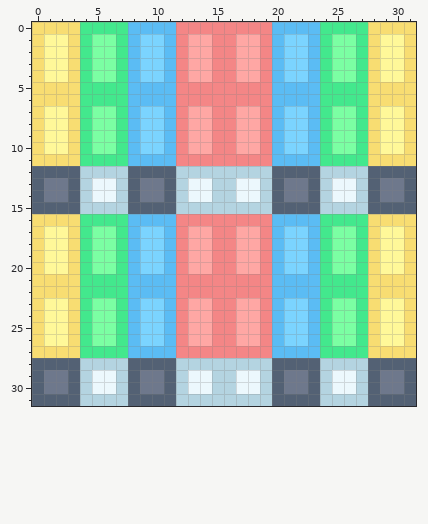
File history of a pixel-art sprite, game/models/textures/player/limbs.png. The picture above was drawn from the file before the commit.
The file is 32x32 pixels.
And afterwards:
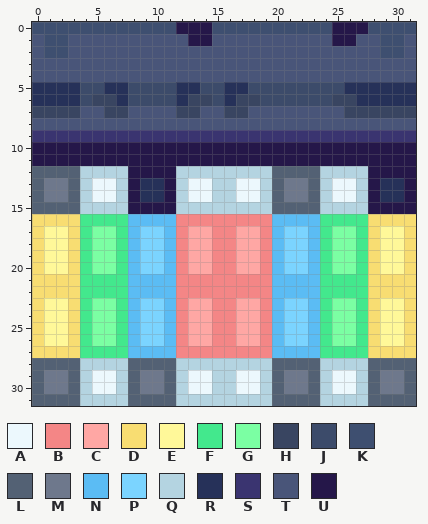
Palette (. is transparent): A #ecf8fd  B #f48686  C #ffa7a4  D #f8dd72  E #fff899  F #43e88d  G #7bffa3  H #394561  J #3c4b6a  K #3e4f70  L #536174  M #6e788c  N #5bbcf4  P #7bd4ff  Q #b4d4e1  R #263159  S #3a3470  T #495579  U #251749
The exact change:
y 0: x 0..31 DDDDFFFFNNNNBBBBBBBBNNNNFFFFDDDD -> KKKKKKKKKKKKUUUKKKKKKKKKKUUUKKKK
y 1: x 0..31 DEEDFGGFNPPNBCCBBCCBNPPNFGGFDEED -> TKKTTTTTTTTTTUUTTTTTTTTTTUUTTKKT
y 2: x 0..31 DEEDFGGFNPPNBCCBBCCBNPPNFGGFDEED -> TKKTTTTTTTTTTTTTTTTTTTTTTTTTTKKT
y 3..4: x 0..31 DEEDFGGFNPPNBCCBBCCBNPPNFGGFDEED -> TTTTTTTTTTTTTTTTTTTTTTTTTTTTTTTT
y 5: x 0..31 DDDDFFFFNNNNBBBBBBBBNNNNFFFFDDDD -> RRRRJJRRJJJJRRJJRRJJJJJJJJRRRRRR
y 6: x 0..31 DDDDFFFFNNNNBBBBBBBBNNNNFFFFDDDD -> RRRRJHHRJJJJRHHJRHHJJJJJJHHRRRRR
y 7: x 0..31 DEEDFGGFNPPNBCCBBCCBNPPNFGGFDEED -> HHHHTTHHTTTTHHTTHHTTTTTTTTHHHHHH
y 8: x 0..31 DEEDFGGFNPPNBCCBBCCBNPPNFGGFDEED -> TTTTTTTTTTTTTTTTTTTTTTTTTTTTTTTT
y 9: x 0..31 DEEDFGGFNPPNBCCBBCCBNPPNFGGFDEED -> SSSSSSSSSSSSSSSSSSSSSSSSSSSSSSSS
y 10: x 0..31 DEEDFGGFNPPNBCCBBCCBNPPNFGGFDEED -> UUUUUUUUUUUUUUUUUUUUUUUUUUUUUUUU
y 11: x 0..31 DDDDFFFFNNNNBBBBBBBBNNNNFFFFDDDD -> UUUUUUUUUUUUUUUUUUUUUUUUUUUUUUUU
y 12: x 8..11 LLLL -> UUUU; x 28..31 LLLL -> UUUU
y 13..14: x 8..11 LMML -> URRU; x 28..31 LMML -> URRU
y 15: x 8..11 LLLL -> UUUU; x 28..31 LLLL -> UUUU
